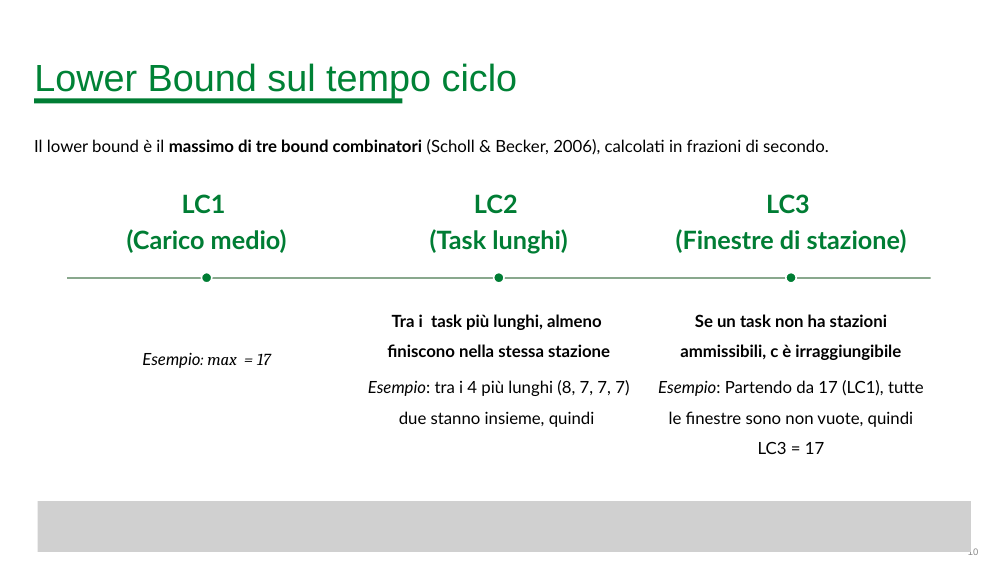
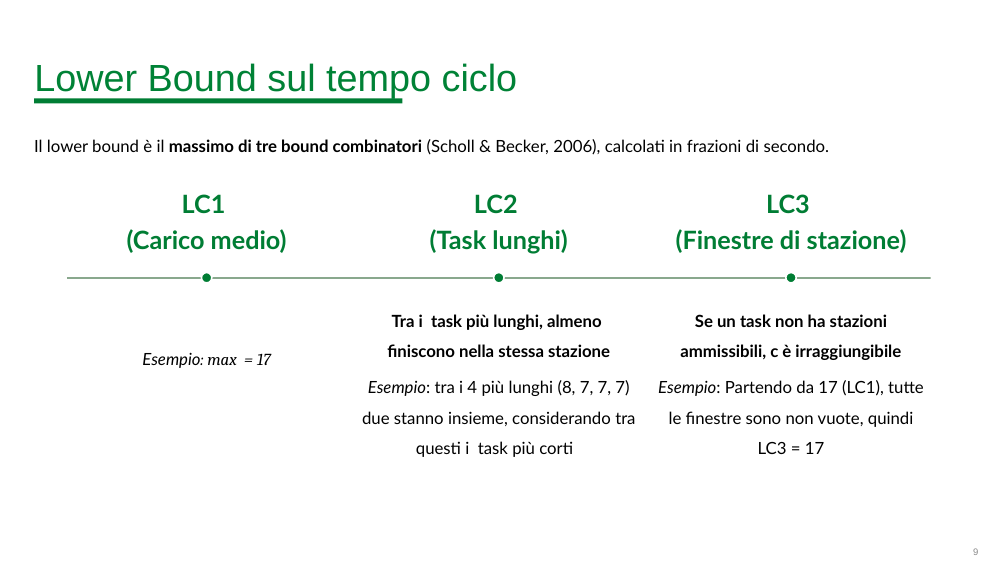
Before and after one commit to BitSquish/Assembly-Line-Balancing, a slide deck: slide 9 of slides/Assembly Line Balancing Problem.pptx (slide 10 before the commit). Drawn at 1008x567 pixels with LibreOffice and Linux fonts; fonts in the diff are those of the drawing; grey boxes stand for pictures; background and template pictures are left out. Boxes give left, top, right and bottom in pixels: in the first picture for what was removed or moved away, otherwise in the second. Text is boxed around its words. In the diff, an @@ line names an element or a change of style, - is before the commit and + after.

```diff
--- a/slides/Assembly Line Balancing Problem.pptx
+++ b/slides/Assembly Line Balancing Problem.pptx
@@ text at <box>362,380,635,457</box>: text changed @@
-Esempio: tra i 4 più lunghi (8, 7, 7, 7) due stanno insieme, quindi
+Esempio: tra i 4 più lunghi (8, 7, 7, 7) due stanno insieme, considerando tra questi i task più corti
@@ picture removed at <box>38,501,971,552</box> @@
@@ page number at <box>973,548,978,555</box>: text changed @@
-10
+9
```
Also in this commit, not shown: 8 other slides changed, 5 slides removed, 1 other file.
